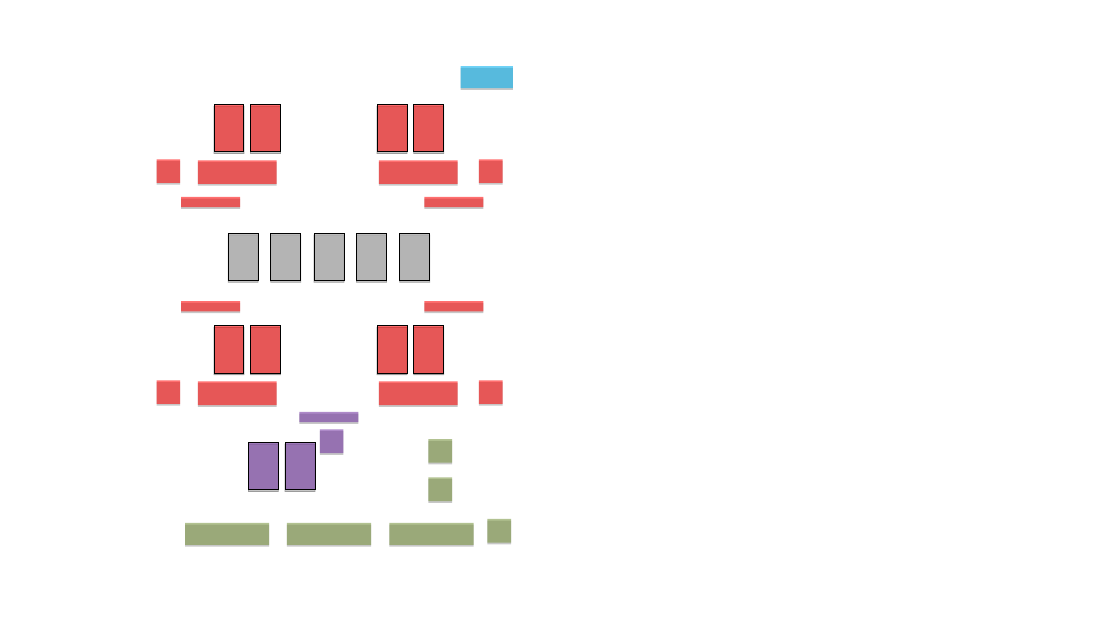
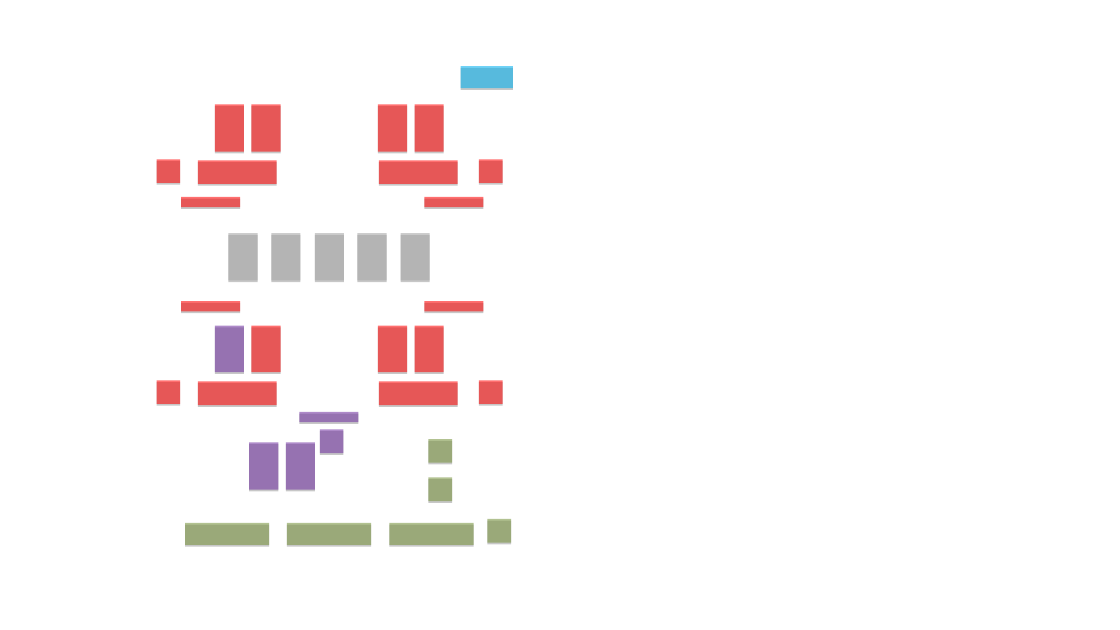
Before and after one commit to terry1013/Alesia, a slide deck: slide 1 of plugins/hero/resources/th table new.ppt. Drawn at 1120x630 pixels with LibreOffice and Linux fonts; fonts in the diff are those of the drawing; background and template pictures are left out. Boxes give left, top, right and bottom in pixels: in the first picture for what was removed or moved away, otherwise in the second. Text is boxed around its words. In the diff, an @@ line names an element or a change of style, - is before the commit and + after.

```diff
--- a/plugins/hero/resources/th table new.ppt
+++ b/plugins/hero/resources/th table new.ppt
@@ rectangle at [215, 326, 244, 372]: fill #FF0000 at 56% opacity to #7030A0 at 56% opacity; outline #000000 0.74 pt to none @@
@@ outline #000000 0.74 pt to none in 14 elements at [286, 442, 315, 490], [250, 442, 279, 490], [401, 233, 430, 280], [357, 233, 386, 280], [315, 233, 344, 280], [272, 233, 301, 280], [228, 233, 257, 280], [251, 105, 280, 152], [215, 105, 244, 152], [415, 105, 444, 152], [378, 105, 407, 152], [251, 326, 280, 372], [415, 326, 444, 372], [378, 326, 407, 372] @@
```
Also in this commit, not shown: 15 other files.
